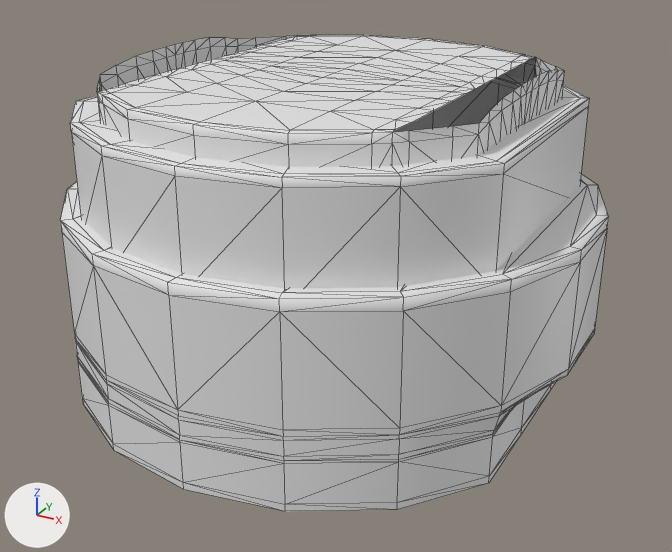
Two versions of the COLLADA model robot_descriptions/spot_arm/meshes/arm/base_link.dae, one commit apart.
One viewpoint serves both versions: a 50 mm lens placed at (0.925, -1.673, 1.037), pointed at (0.026, -0.04, 0.22). The axes (+X, +Y, +Z) are drawn at lower left. The lights are the same throughout. Mesh edges are drawn as thin lines.

Objects in the first picture: 'base_link'.
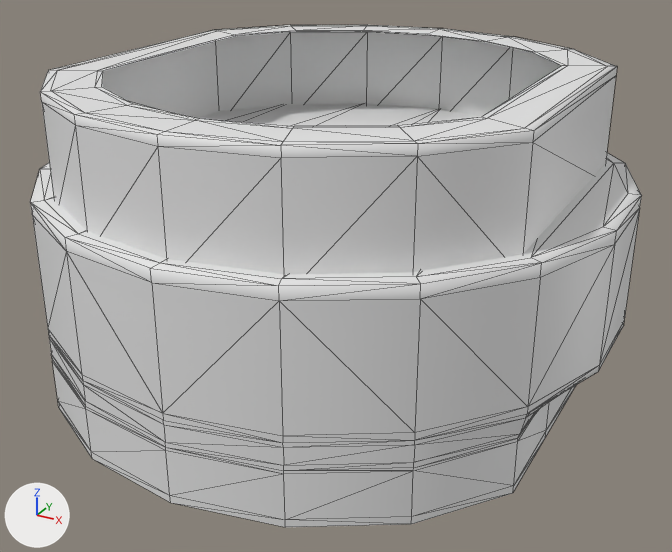
What changed in the scene script:
```text
Change me_spot_robot_002:
    where me_spot_robot_002.from_pydata(...)  # 505 vertices, 864 faces; spans x -0.348..0.349, y -0.343..0.343, z -0.251..0.167
    used by ob_base_link; location = (0.0, 0.0, 0.402); rotation_euler = (0.0, 0.0, -1.571), in degrees (0, 0, -90); scale = (1.64, 1.64, 1.64)
    me_spot_robot_002 part 1: the loose piece of 198 vertices spanning x -0.348..0.349, y -0.343..0.343, z -0.251..0.003 is moved by (0.0, 0.0, 0.032)
    me_spot_robot_002 part 2: the loose piece of 98 vertices spanning x -0.324..0.324, y -0.281..0.281, z -0.032..0.119 is moved by (0.0, 0.0, 0.032)
    me_spot_robot_002 part 3: the loose piece of 209 vertices spanning x -0.292..0.291, y -0.248..0.248, z 0.104..0.167 is deleted
Change ob_base_link:
    ob_base_link.location: (0.0, 0.0, 0.402) -> (0.001, 0.003, 0.391)
    ob_base_link.rotation_euler: (0.0, 0.0, -1.571) -> (0.0, 0.0, -1.558)  # degrees (0, 0, -90) -> degrees (0, 0, -89)
    ob_base_link.scale: (1.64, 1.64, 1.64) -> (1.79, 1.79, 1.79)
```

Where the change shows, as pixel boxes (x1, y1, x2, y2) in the pictures (672 x 552 px; the box of a moved part takes in the faces that stretch with it):
'base_link', reshaped, moved, turned, rescaled: before (60, 35, 609, 511); after (30, 25, 642, 527)
part 1 of me_spot_robot_002, moved or reshaped: before (60, 128, 609, 511); after (30, 104, 642, 527)
part 2 of me_spot_robot_002, moved or reshaped: before (70, 74, 589, 288); after (40, 25, 617, 274)
part 3 of me_spot_robot_002, deleted: before (97, 35, 564, 167)
